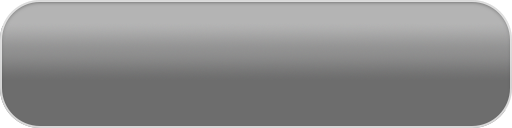
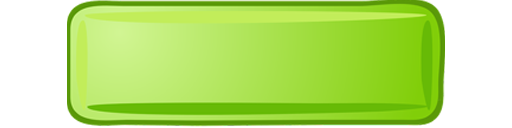
Revision of a layered 512px x 128px image; what changed, layer by layer:
added layer "Ebene 1" above "Ebene 0" over box(67, 0, 445, 127)
hid "Ebene 0" over box(0, 0, 512, 128)
